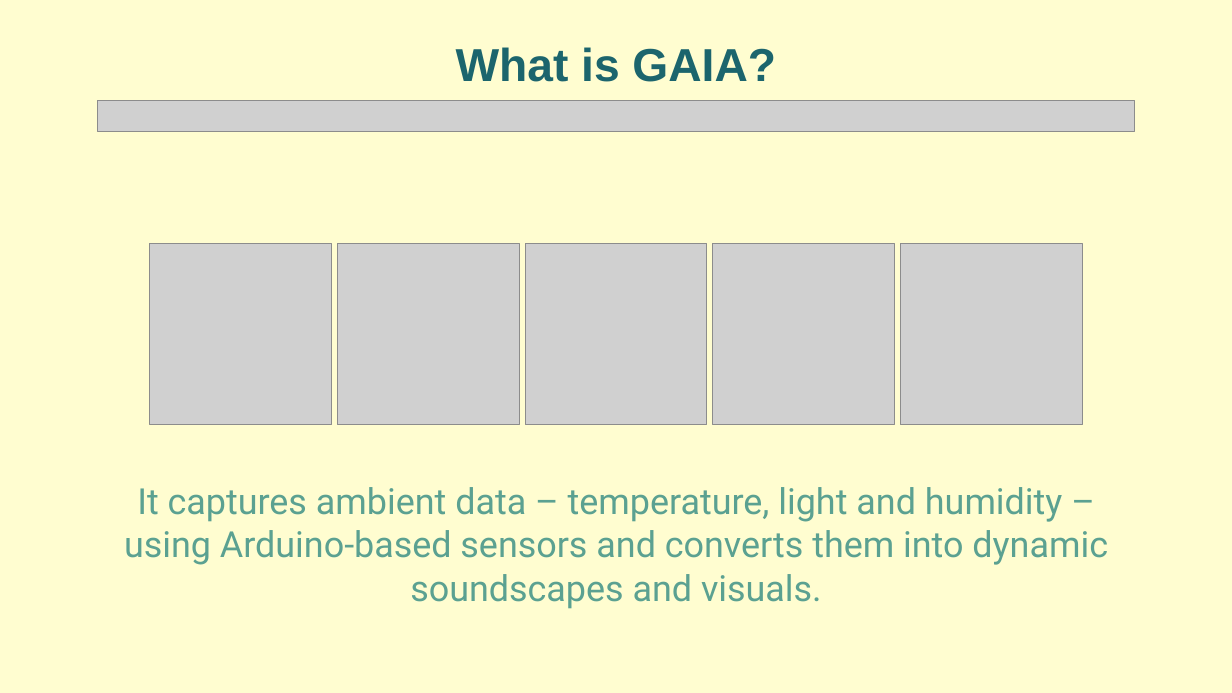
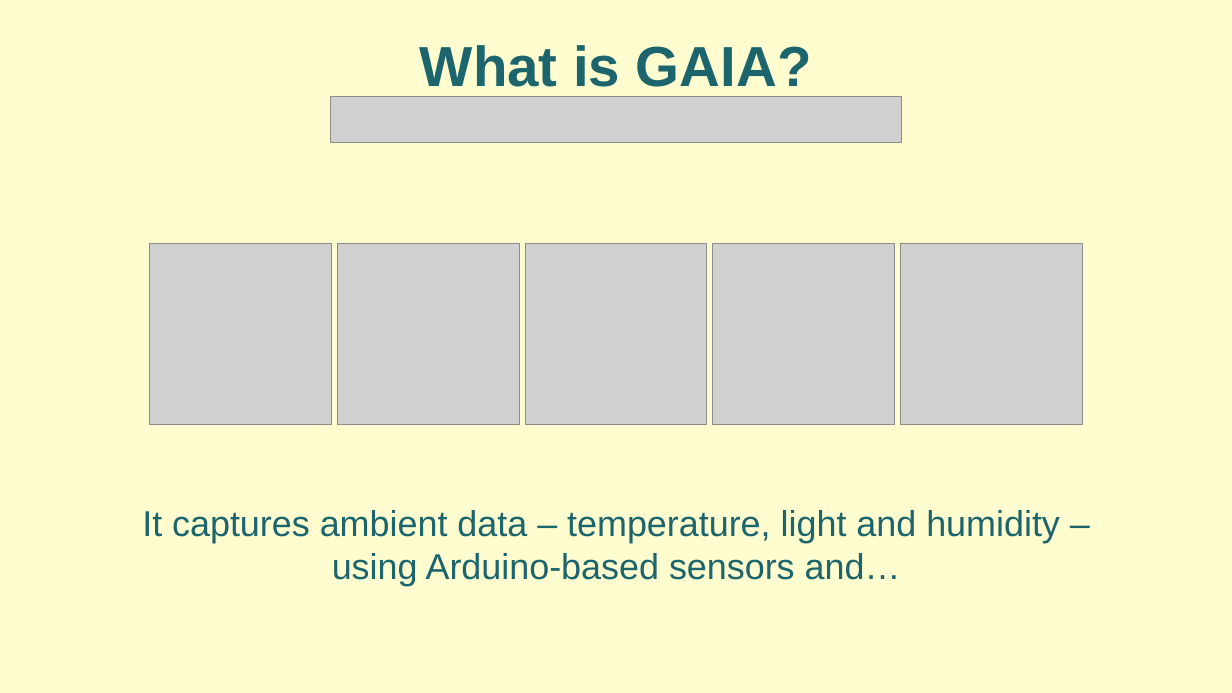
Before and after one commit to Ciorpy/G.A.I.A.-CMLS-2025, a slide deck: slide 3 of GAIA.pptx. Drawn at 1232x693 pixels with LibreOffice and Linux fonts; fonts in the diff are those of the drawing; grey boxes stand for pictures. Boxes give left, top, right and bottom in pixels: in the first picture for what was removed or moved away, otherwise in the second. Text is boxed around its words. In the diff, an @@ line names an element or a change of style, - is before the commit and + after.

```diff
--- a/GAIA.pptx
+++ b/GAIA.pptx
@@ text "What is GAIA?" at [420, 45, 812, 87]: size 36 to 44 pt @@
@@ picture removed at [97, 100, 1135, 131] @@
@@ picture added at [330, 96, 901, 142] @@
@@ text at [142, 510, 1060, 586]: text changed; font Roboto to Arial; text colour #5BA191 to #1C656D @@
-It captures ambient data – temperature, light and humidity – using Arduino-based sensors and converts them into dynamic soundscapes and visuals.
+It captures ambient data – temperature, light and humidity – using Arduino-based sensors and…
```
Also in this commit, not shown: 27 other slides changed, 2 slides added, 5 slides removed, 5 other files.
